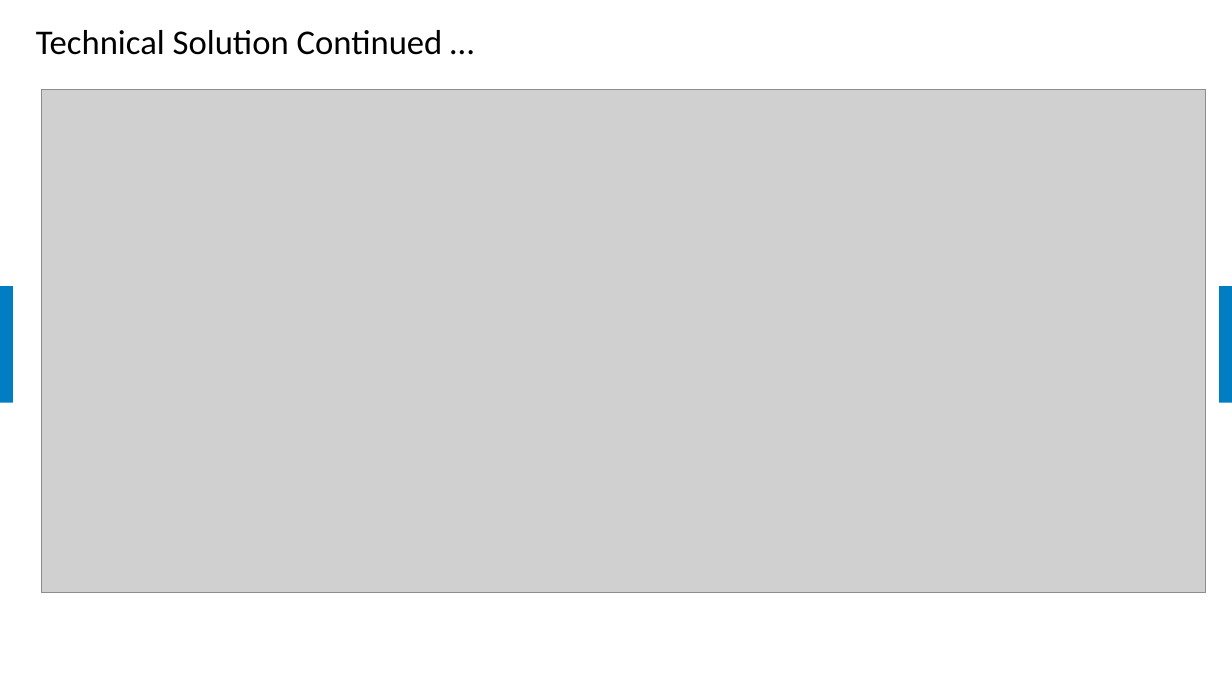
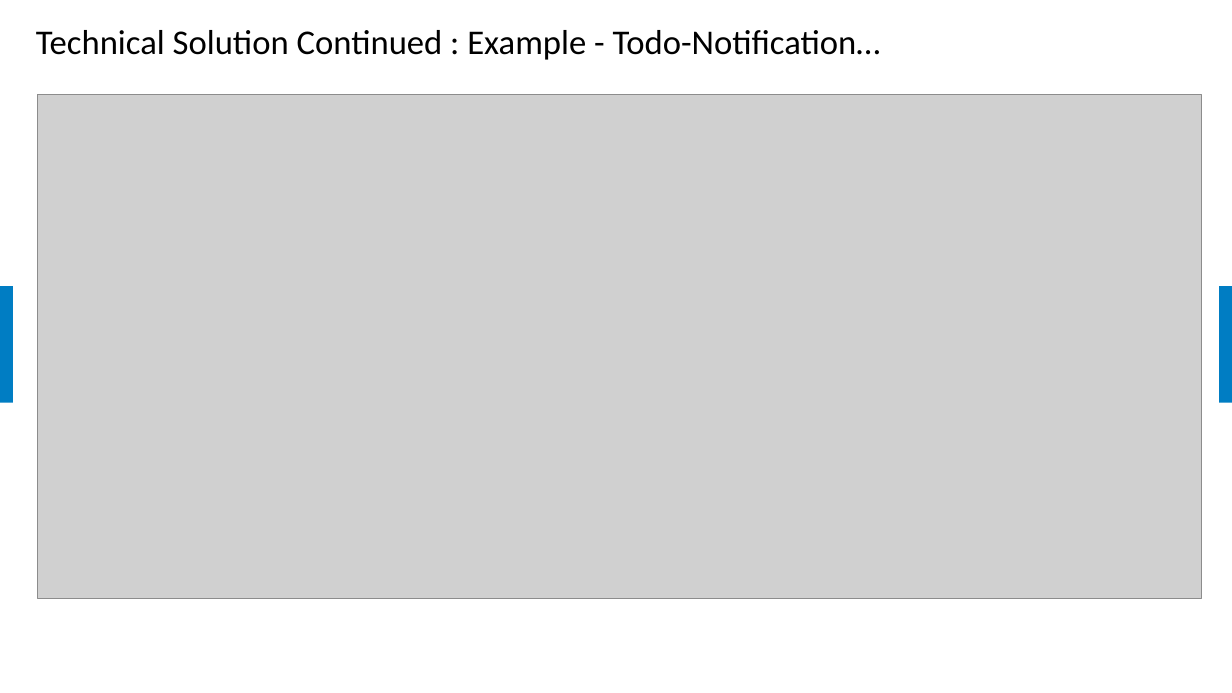
Before and after one commit to samratbasu2019/iSoreDesignArtifacts, a slide deck: slide 16 of iSolve-iCount-Hackathon_Solution.pptx (slide 15 before the commit). Drawn at 1232x693 pixels with LibreOffice and Linux fonts; fonts in the diff are those of the drawing; grey boxes stand for pictures; background and template pictures are left out. Boxes give left, top, right and bottom in pixels: in the first picture for what was removed or moved away, otherwise in the second. Text is boxed around its words. In the diff, an @@ line names an element or a change of style, - is before the commit and + after.

```diff
--- a/iSolve-iCount-Hackathon_Solution.pptx
+++ b/iSolve-iCount-Hackathon_Solution.pptx
@@ title at bbox=[36, 30, 881, 60]: text changed @@
-Technical Solution Continued …
+Technical Solution Continued : Example - Todo-Notification…
@@ picture: place and size @@
-picture at bbox=[42, 90, 1207, 592]
+picture at bbox=[37, 95, 1202, 598]
```
Also in this commit, not shown: 9 other slides changed, 1 slide added.
